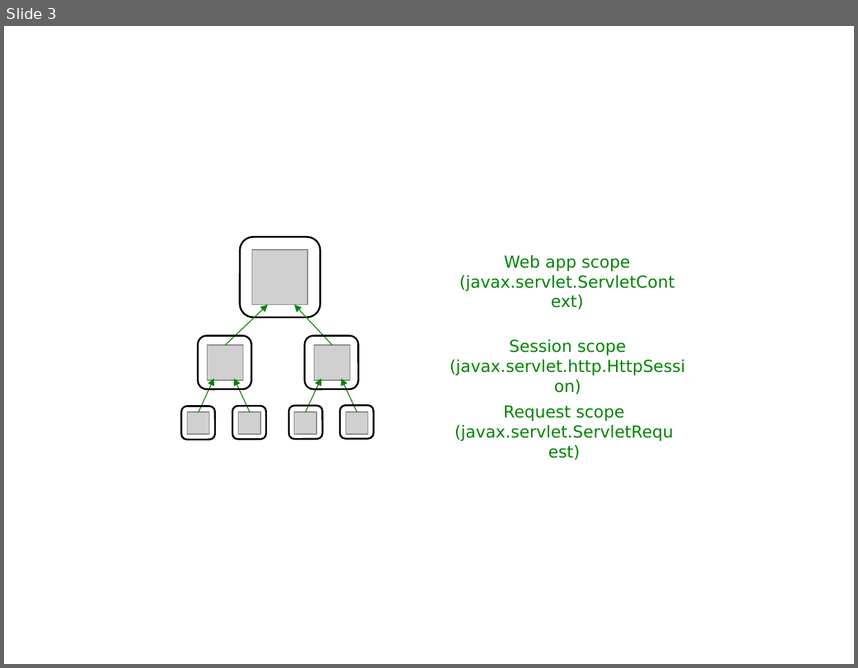
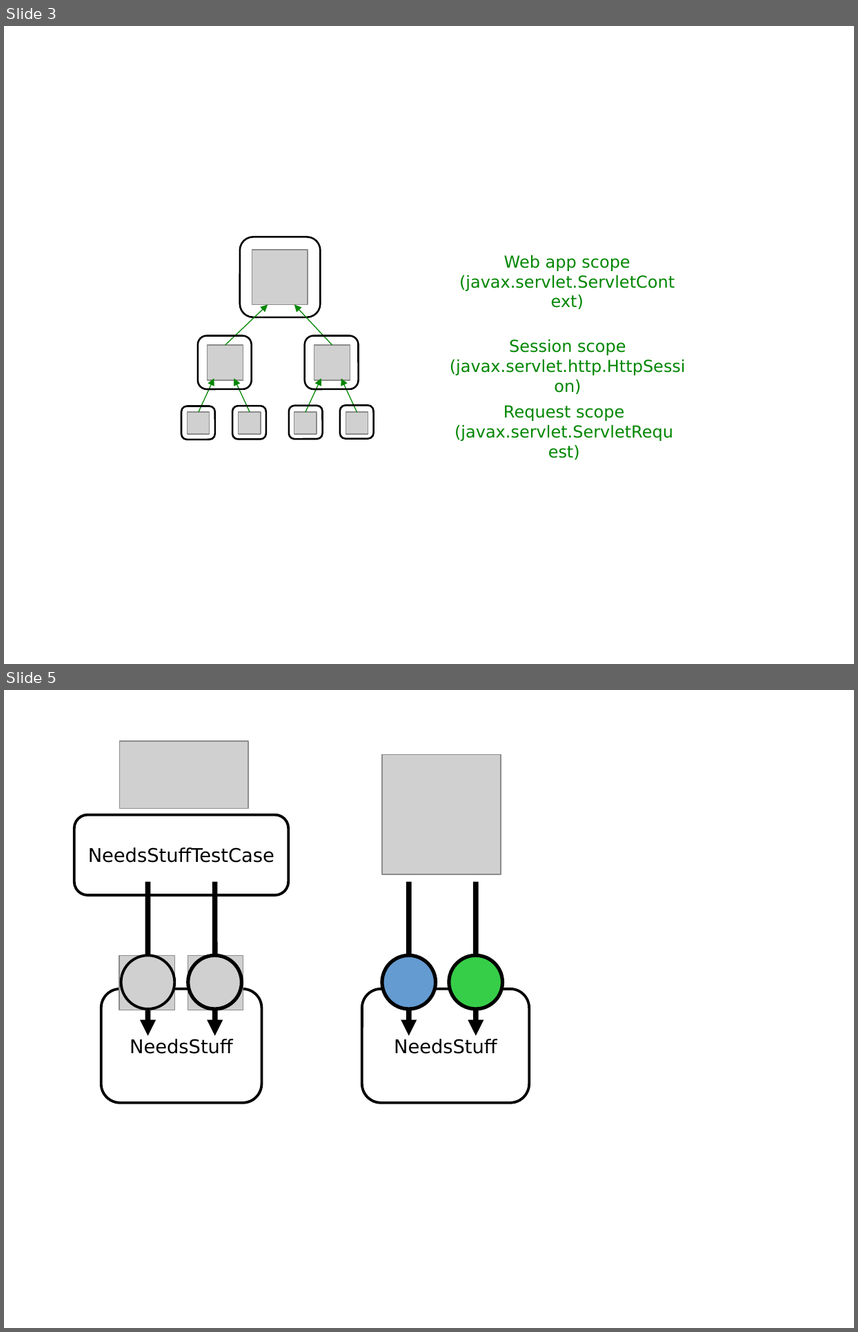
Before and after one commit to joehni/PicoContainer1-CVS, a slide deck: site/presentations/Illustrations.ppt. Shown one above the other, each under a label of ours: slide 3 before the commit, slides 3 and 5 after it; the slides between them are not shown. The pictures are 858x668 and 858x1332 pixels, drawn with LibreOffice and Linux fonts; fonts in the diff are those of the drawing; grey boxes stand for pictures. Boxes give left, top, right and bottom in pixels: in the first picture for what was removed or moved away, otherwise in the second. Text is boxed around its words. In the diff, an @@ line names an element or a change of style, - is before the commit and + after.

```diff
--- a/site/presentations/Illustrations.ppt
+++ b/site/presentations/Illustrations.ppt
@@ slide 5 added at <box>4,690,854,1328</box>, background #FFFFFF @@
@@ picture added at <box>120,741,249,808</box> @@
@@ picture added at <box>382,755,501,874</box> @@
@@ rounded rectangle added at <box>74,815,289,895</box>, outline #000000 2.24 pt, 16 pt, text #000000 @@
+NeedsStuffTestCase
@@ arrow added from (148, 881) to (148, 1035), #000000 4.51 pt @@
@@ arrow added from (215, 881) to (215, 1035), #000000 4.51 pt @@
@@ arrow added from (408, 881) to (408, 1035), #000000 4.51 pt @@
@@ arrow added from (476, 881) to (476, 1035), #000000 4.51 pt @@
@@ picture added at <box>120,955,175,1009</box> @@
@@ ellipse added at <box>121,955,175,1009</box>, outline #000000 2.24 pt @@
@@ picture added at <box>188,955,243,1009</box> @@
@@ ellipse added at <box>188,955,241,1009</box>, outline #000000 3 pt @@
@@ ellipse added at <box>382,955,436,1009</box>, fill #649BD1, outline #000000 3 pt @@
@@ ellipse added at <box>448,955,502,1009</box>, fill #36CE48, outline #000000 3 pt @@
@@ rounded rectangle added at <box>101,988,261,1103</box>, outline #000000 2.24 pt, 16 pt, text #000000 @@
+NeedsStuff
@@ rounded rectangle added at <box>362,988,529,1103</box>, outline #000000 2.24 pt, 16 pt, text #000000 @@
+NeedsStuff
```
Also in this commit, not shown: 1 slide changed, 1 other slide added, 10 other files.
